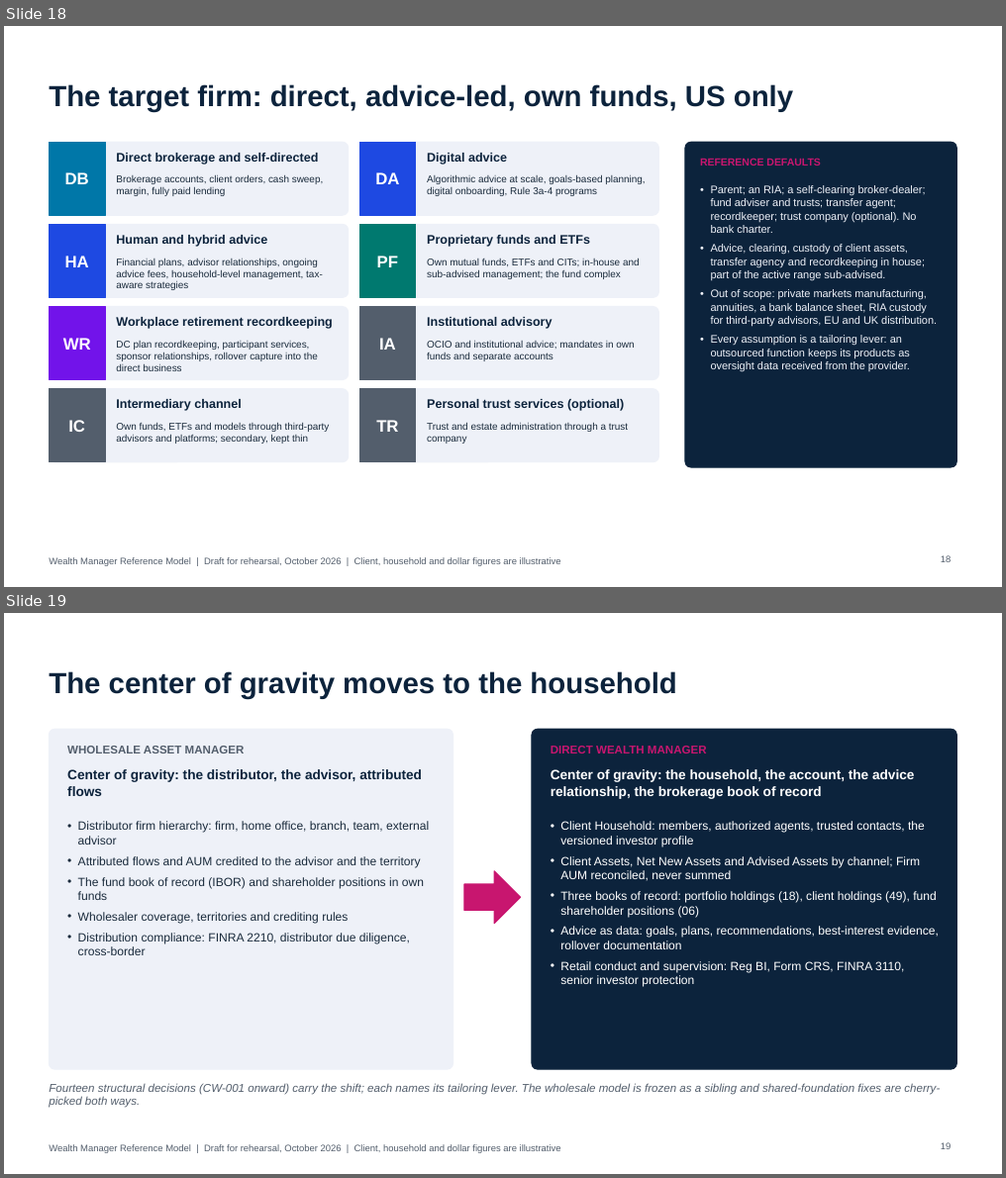
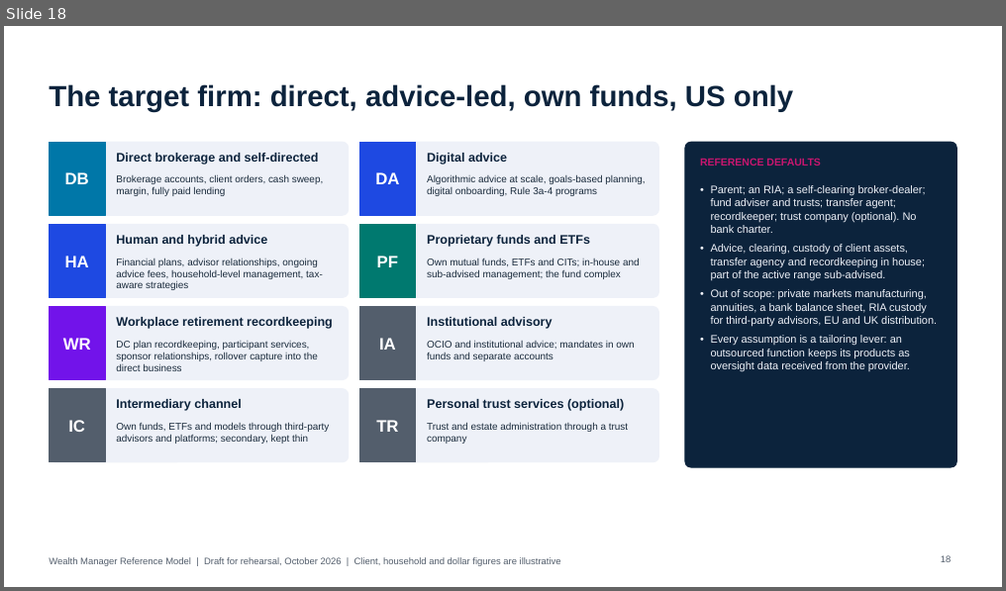
Before and after one commit to jlassetco/amt, a slide deck: wm/Wealth_Manager_Foundational_Talktrack.pptx. Shown one above the other, each under a label of ours: slides 18 and 19 before the commit, slide 18 after it. The pictures are 1006x1178 and 1006x591 pixels, drawn with LibreOffice and Linux fonts; fonts in the diff are those of the drawing. Boxes give left, top, right and bottom in pixels: in the first picture for what was removed or moved away, otherwise in the second. Text is boxed around its words. In the diff, an @@ line names an element or a change of style, - is before the commit and + after.

```diff
--- a/wm/Wealth_Manager_Foundational_Talktrack.pptx
+++ b/wm/Wealth_Manager_Foundational_Talktrack.pptx
@@ slide 19 removed at (4, 613, 1002, 1174), background #FFFFFF; not listed: 1 template element that a slide beside it also shows @@
@@ title removed at (49, 671, 676, 699) @@
-The center of gravity moves to the household
@@ rounded rectangle removed at (49, 729, 453, 1069) @@
@@ rounded rectangle removed at (532, 729, 957, 1069) @@
@@ text removed at (67, 746, 245, 754) @@
-WHOLESALE ASSET MANAGER
@@ text removed at (550, 746, 707, 754) @@
-DIRECT WEALTH MANAGER
@@ text removed at (67, 769, 422, 796) @@
-Center of gravity: the distributor, the advisor, attributed flows
@@ text removed at (550, 769, 914, 799) @@
-Center of gravity: the household, the account, the advice relationship, the brokerage book of record
@@ text removed at (78, 821, 429, 956) @@
-• Distributor firm hierarchy: firm, home office, branch, team, external advisor
-• Attributed flows and AUM credited to the advisor and the territory
-• The fund book of record (IBOR) and shareholder positions in own funds
-• Wholesaler coverage, territories and crediting rules
-• Distribution compliance: FINRA 2210, distributor due diligence, cross-border
@@ text removed at (560, 821, 939, 987) @@
-• Client Household: members, authorized agents, trusted contacts, the versioned investor profile
-• Client Assets, Net New Assets and Advised Assets by channel; Firm AUM reconciled, never summed
-• Three books of record: portfolio holdings (18), client holdings (49), fund shareholder positions (06)
-• Advice as data: goals, plans, recommendations, best-interest evidence, rollover documentation
-• Retail conduct and supervision: Reg BI, Form CRS, FINRA 3110, senior investor protection
@@ right arrow removed at (464, 871, 521, 924) @@
@@ text removed at (49, 1083, 940, 1108) @@
-Fourteen structural decisions (CW-001 onward) carry the shift; each names its tailoring lever. The wholesale model is frozen as a sibling and shared-foundation fixes are cherry-picked both ways.
@@ page number removed at (941, 1143, 951, 1150) @@
-19
```
Also in this commit, not shown: 5 slides changed, 1 slide added.
